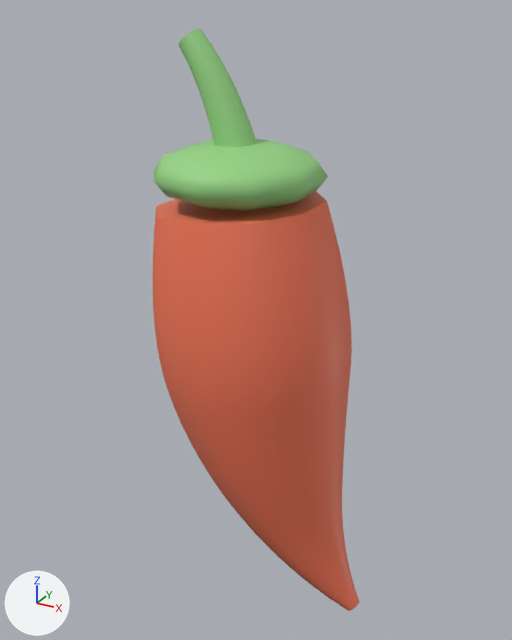
One commit to the FBX model assets/models/tools/EmberPepper.fbx: the scene before it, then after it.
Both versions are drawn from a 50 mm lens placed at (0.802, -1.38, 1.459), pointed at (0.037, 0.01, 0.764). Every picture has the same lights, and +X, +Y and +Z are marked at lower left. The first picture is the older version. Where no turn or scale is listed for an object, it has been applied to the vertices.

Names of what the first picture shows: 'Handle', 'Leaf', 'Leaf.001'.
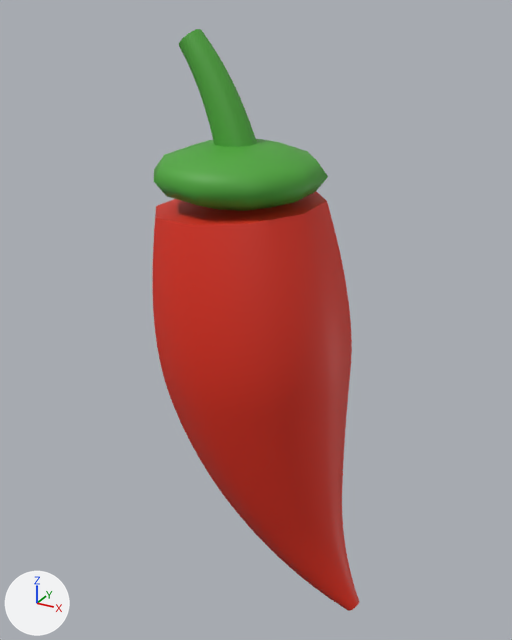
Changed parts and their boxes [x1, y1, x2, y2] in the pictures (512 x 640 px):
'Handle', recoloured (darker): [153, 191, 359, 611] in both
'Leaf', recoloured (darker): [154, 139, 328, 211] in both
'Leaf.001', recoloured (darker): [179, 29, 257, 147] in both

The change, as a diff of the scene's bpy script:
```diff
--- a/assets/models/tools/EmberPepper.fbx.py
+++ b/assets/models/tools/EmberPepper.fbx.py
@@ mat_leaf @@
 mat_leaf = principled_material('Leaf')
-mat_leaf.base_color = (0.306, 0.659, 0.227)  # green #96d483
+mat_leaf.base_color = (0.0762, 0.392, 0.0423)  # green #4ea83a
 mat_leaf.roughness = 0.55
@@ mat_body @@
 mat_body = principled_material('Body')
-mat_body.base_color = (0.878, 0.18, 0.0941)  # orange #f17656
+mat_body.base_color = (0.745, 0.0273, 0.00913)  # red #e02e18
 mat_body.roughness = 0.55
```
